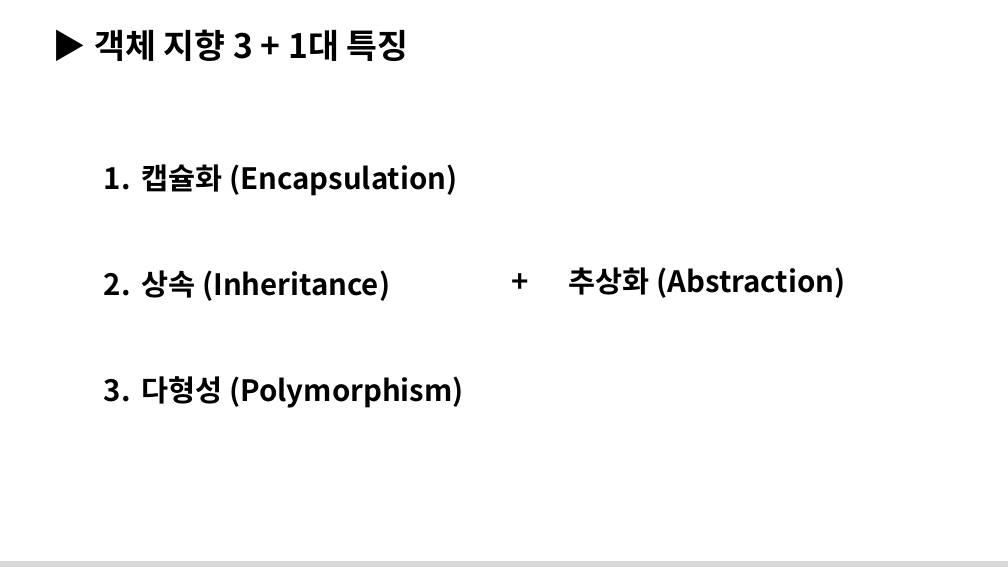
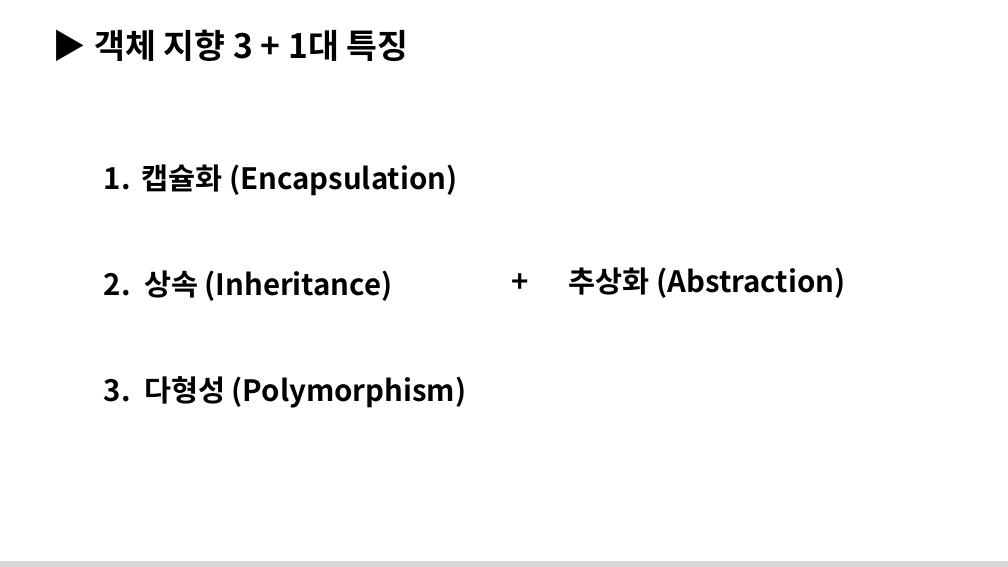
Before and after one commit to Wook-J/02_Java, a slide deck: slide 4 of 강의자료/06_OOP/06_OOP.pptx. Drawn at 1008x567 pixels with LibreOffice and Linux fonts; fonts in the diff are those of the drawing; background and template pictures are left out. Boxes give left, top, right and bottom in pixels: in the first picture for what was removed or moved away, otherwise in the second. Text is boxed around its words. In the diff, an @@ line names an element or a change of style, - is before the commit and + after.

```diff
--- a/강의자료/06_OOP/06_OOP.pptx
+++ b/강의자료/06_OOP/06_OOP.pptx
@@ text at box(104, 270, 467, 408): text changed @@
-2. 상속 (Inheritance)
-3. 다형성 (Polymorphism)
+2. 상속 (Inheritance)
+3. 다형성 (Polymorphism)
```
Also in this commit, not shown: 1 other slide changed, 34 other files.
